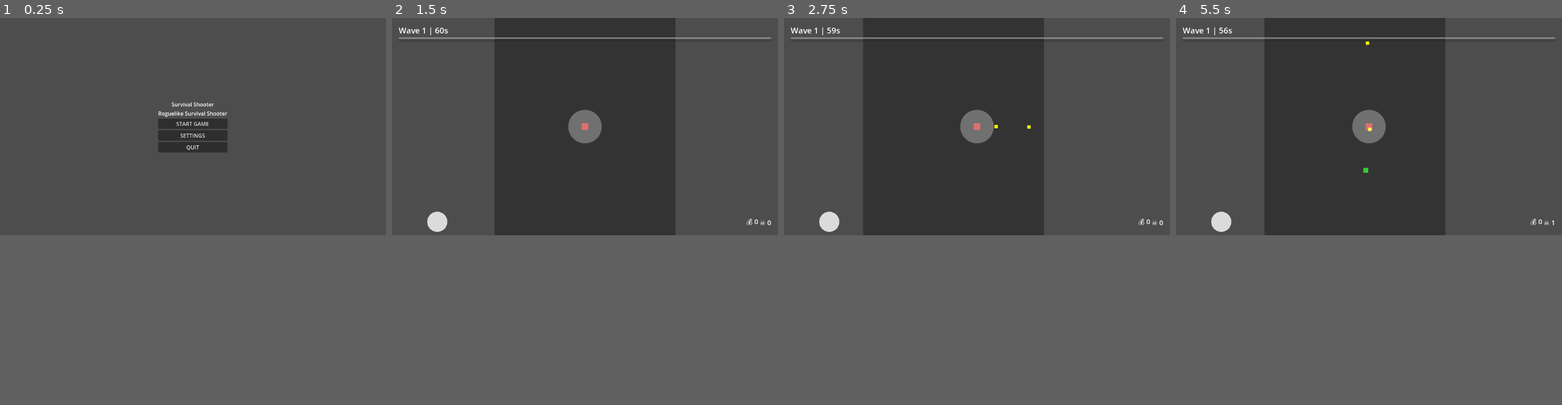
Above: before the commit, frames 1-4 (left to right).
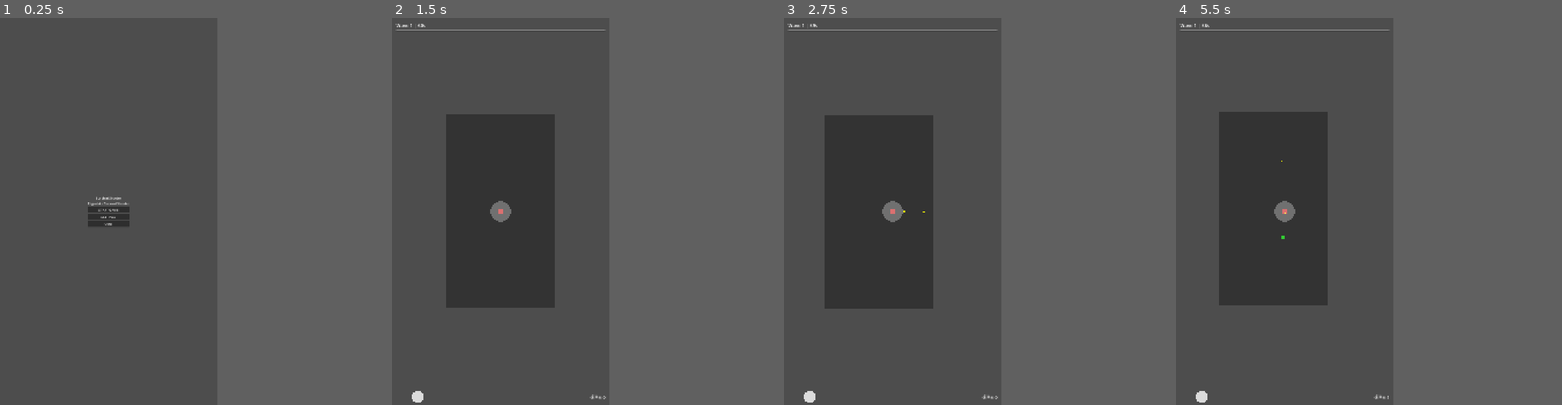
Above: after the commit, the same moments.

Repository: pengjipan/godot-minigame
Game: Godot game, scene res://scenes/menus/main_menu.tscn
Two runs of this game, one before a commit and one after it. Both use one fixed random seed, a clock stepped at 60 frames per second and the inputs below.
Inputs (mouse positions are in pixels of both pictures, inside the frame that each line leads up to):
- Up to frame 1 (0.25 s): no input
- Up to frame 2 (1.5 s): click "START GAME" at 0.5 s; click "Potato Warrior Balanced chara…" at 1.25 s
- Up to frame 3 (2.75 s): move the mouse to (1061, 114) at 2.02 s; hold Right (ui_right) from 2.03 s (still down); click (1061, 114) at 2.17 s
- Up to frame 4 (5.5 s): release Right (ui_right) at 2.75 s; drag from (1291, 137) to (1369, 126) at 2.77 s; move the mouse to (1407, 79) at 3.52 s; hold Right (ui_right) 3.53-4.25 s; drag from (1349, 168) to (1361, 91) at 4.27 s; move the mouse to (1484, 157) at 5.02 s; hold Left (ui_left) from 5.03 s (still down)
In our replay, the window is 799x449 before the commit and 450x800 after it. These sizes can differ from the game's own. Grey fills any space a smaller window leaves; there, only what the larger window draws over its background counts as a difference.

The runs differ from the first frame. In frame 1, 2.1% of the frame differs, in the area x 22-59%, y 21-54%; in frame 2, 31%, in the area x 0-99%, y 0-100%; in frame 3, 30%; in frame 4, 31%.

Commit message:
feat(systems): add SynergyCalculator autoload for tag synergies

Diff:
--- a/project.godot
+++ b/project.godot
@@ -11,14 +11,9 @@
 [application]
 
 config/name="MiniGame"
+run/main_scene="res://scenes/menus/main_menu.tscn"
 config/features=PackedStringArray("4.5", "Mobile")
 config/icon="res://icon.svg"
-run/main_scene="res://scenes/menus/main_menu.tscn"
-
-[internationalization]
-
-locale/translations=PackedStringArray("res://localization/translations.en.translation", "res://localization/translations.zh_CN.translation")
-locale/locale_filter_mode=0
 
 [autoload]
 
@@ -27,6 +22,22 @@
 SaveManager="*res://autoload/save_manager.gd"
 AudioManager="*res://autoload/audio_manager.gd"
 LocalizationManager="*res://autoload/localization_manager.gd"
+SynergyCalculator="*res://scripts/systems/synergy_calculator.gd"
+
+[display]
+
+window/size/viewport_width=1080
+window/size/viewport_height=1920
+window/size/window_width_override=540
+window/size/window_height_override=960
+window/stretch/mode="canvas_items"
+window/stretch/aspect="expand"
+window/handheld/orientation=1
+
+[internationalization]
+
+locale/translations=PackedStringArray("res://localization/translations.en.translation", "res://localization/translations.zh_CN.translation")
+locale/locale_filter_mode=0
 
 [rendering]
 
--- /dev/null
+++ b/scripts/systems/synergy_calculator.gd
@@ -0,0 +1,68 @@
+extends Node
+## Centralized synergy calculation system
+## Calculates tag-based synergies and applies class bonuses
+
+## Count tags across all equipped weapons
+func count_tags(weapons: Array) -> Dictionary:
+	var tag_counts: Dictionary = {}
+	for weapon_data in weapons:
+		if weapon_data == null:
+			continue
+		if not weapon_data.has("weapon_tags"):
+			continue
+		for tag in weapon_data.weapon_tags:
+			tag_counts[tag] = tag_counts.get(tag, 0) + 1
+	return tag_counts
+
+## Calculate base synergy bonuses from tag counts
+func calculate_synergies(tag_counts: Dictionary) -> Dictionary:
+	var synergies = {
+		"damage_mult": 1.0,
+		"fire_rate_mult": 1.0,
+		"reload_speed_mult": 1.0,
+		"projectile_count_bonus": 0,
+		"pierce_bonus": 0,
+		"knockback_mult": 1.0
+	}
+
+	# Apply tag synergies
+	synergies.damage_mult += tag_counts.get("PRECISION", 0) * 0.12
+	synergies.damage_mult += tag_counts.get("HEAVY", 0) * 0.15
+	synergies.fire_rate_mult += tag_counts.get("RAPID_FIRE", 0) * 0.08
+	synergies.fire_rate_mult += tag_counts.get("SUSTAINED", 0) * 0.05
+	synergies.reload_speed_mult -= tag_counts.get("BURST", 0) * 0.10
+	synergies.projectile_count_bonus = int(tag_counts.get("AREA", 0) * 0.10)
+	synergies.pierce_bonus = int(tag_counts.get("PIERCING", 0) / 2.0)
+	synergies.knockback_mult += tag_counts.get("HEAVY", 0) * 0.20
+
+	# Clamp reload speed to positive
+	synergies.reload_speed_mult = max(synergies.reload_speed_mult, 0.1)
+
+	return synergies
+
+## Apply class bonuses on top of synergies for a specific weapon
+func apply_class_bonuses(synergies: Dictionary, character_data, weapon_tags: Array) -> Dictionary:
+	if character_data == null:
+		return synergies
+
+	var result = synergies.duplicate(true)
+
+	for tag in weapon_tags:
+		var class_mult = character_data.get_tag_multiplier(tag)
+
+		# Apply class multipliers (multiplicative)
+		if tag == "RAPID_FIRE" or tag == "SUSTAINED":
+			result.fire_rate_mult *= class_mult
+		elif tag == "HEAVY":
+			result.damage_mult *= class_mult
+			result.knockback_mult *= class_mult
+		elif tag == "AREA":
+			# For AREA, class bonus affects projectile count multiplicatively
+			var base_bonus = result.projectile_count_bonus
+			result.projectile_count_bonus = int(base_bonus * class_mult)
+		elif tag == "PRECISION":
+			result.damage_mult *= class_mult
+		elif tag == "BURST":
+			result.reload_speed_mult *= class_mult
+
+	return result
